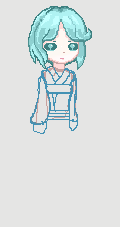
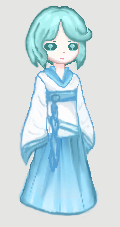
The second 120px x 227px image is a revision of the first. Changes to its layers:
painted on "Character" over [18, 5, 99, 218]
